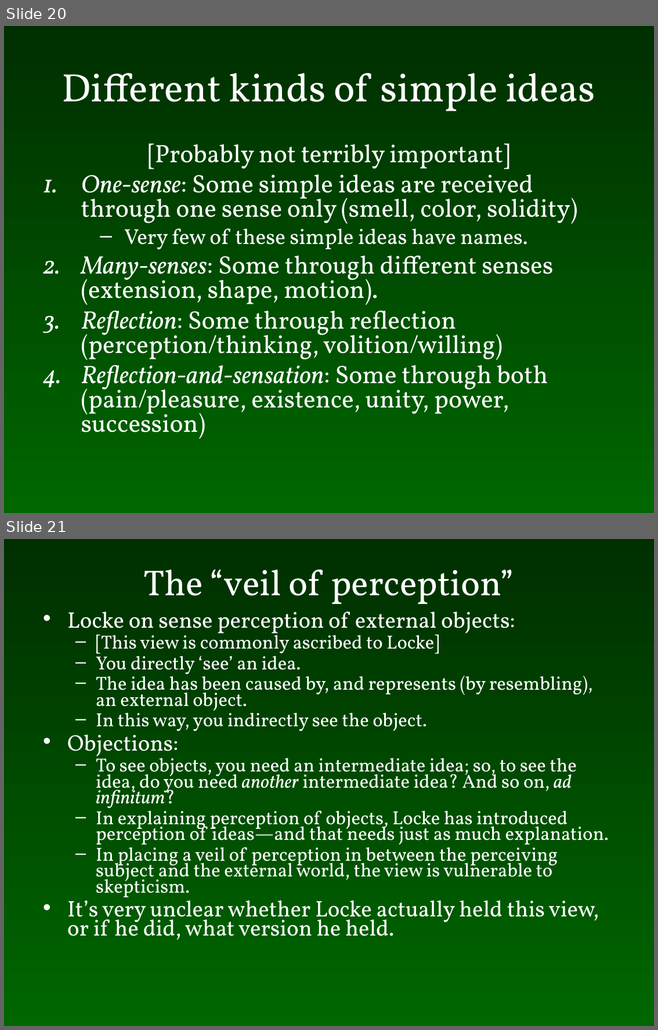
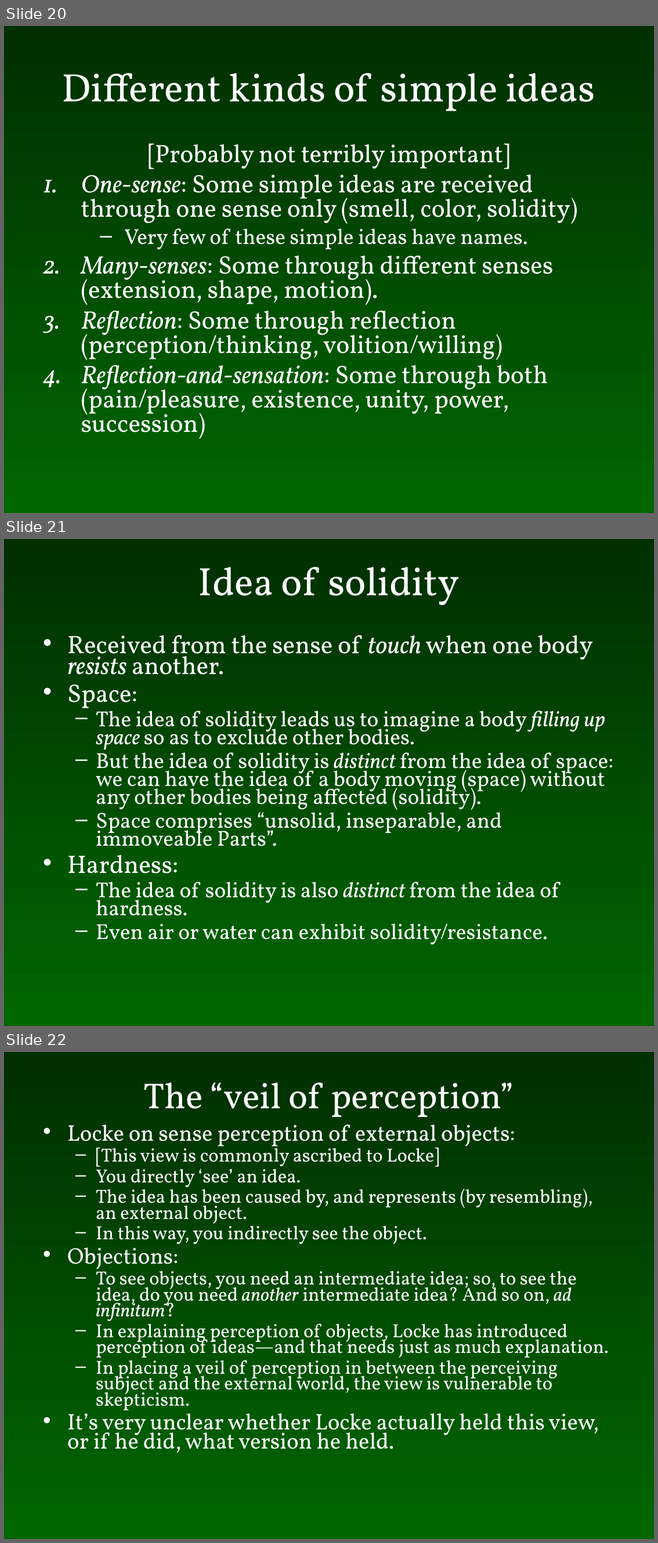
Before and after one commit to colemitchell/colemitchell.github.io, a slide deck: PHIL2220/Locke.ppt. Shown one above the other, each under a label of ours: slides 20 and 21 before the commit, slides 20, 21 and 22 after it. The pictures are 658x1030 and 658x1543 pixels, drawn with LibreOffice and Linux fonts; fonts in the diff are those of the drawing. Boxes give left, top, right and bottom in pixels: in the first picture for what was removed or moved away, otherwise in the second. Text is boxed around its words. In the diff, an @@ line names an element or a change of style, - is before the commit and + after.

```diff
--- a/PHIL2220/Locke.ppt
+++ b/PHIL2220/Locke.ppt
@@ slide 21 added at bbox=[4, 539, 654, 1026], background gradient #002F00 to #006600 @@
@@ title added at bbox=[198, 567, 459, 605], 44 pt, text #FFFFFF @@
+Idea of solidity
@@ text added at bbox=[67, 635, 613, 945], 24 pt, text #FFFFFF @@
+• Received from the sense of touch when one body resists another.
+• Space:
+  – The idea of solidity leads us to imagine a body filling up space so as to exclude other bodies.
+  – But the idea of solidity is distinct from the idea of space: we can have the idea of a body moving (space) without any other bodies being affected (solidity).
+  – Space comprises “unsolid, inseparable, and immoveable Parts”.
+• Hardness:
+  – The idea of solidity is also distinct from the idea of hardness.
+  – Even air or water can exhibit solidity/resistance.
@@ what was slide 21 is now slide 22 @@
```
Also in this commit, not shown: 6 slides changed, 2 other files.
